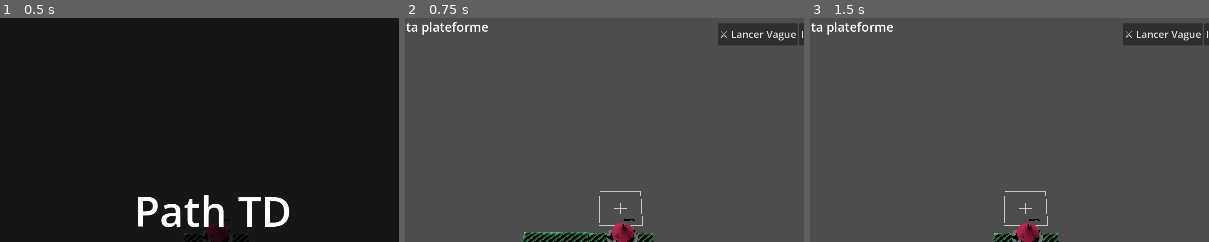
Above: before the commit, frames 1-3 (left to right).
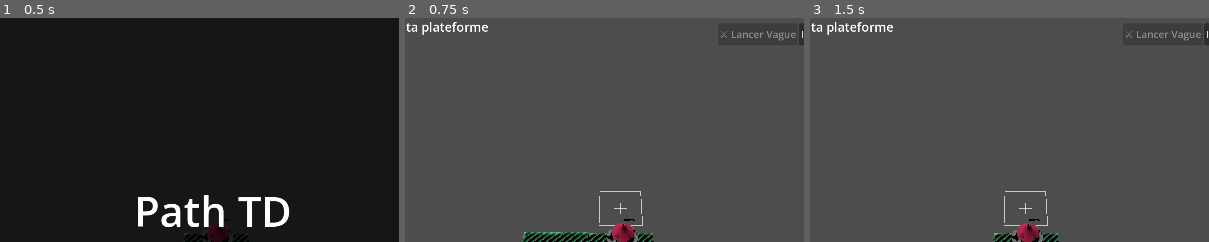
Above: after the commit, the same moments.

Repository: Lorkam/Path-TD
Game: Godot game, scene res://main.tscn
Same seed, same stepped clock (60 frames per second), same inputs: the game is played once before the commit and once after it.
Inputs:
- Up to frame 1 (0.5 s): no input
- Up to frame 2 (0.75 s): click "Jouer" at 0.5 s
- Up to frame 3 (1.5 s): click "Basique 🪙 20 Or" at 1.25 s
The pictures show only the part of the screen within x 24-74%, y 0-50%; the shares and areas given below are measured in that part.

Frame 1 is identical in both runs. In frame 2, 0.2% of the frame differs, in the area x 79-98%, y 5-10%; in frame 3, 0.2%.

Commit message:
QoL Update
- Amélioration de la visualisation de la portée
- suppressions de bugs

Diff:
--- a/main.gd
+++ b/main.gd
@@ -81,7 +81,7 @@
 	# --- CRÉATION DE L'INDICATEUR DE PORTÉE ---
 	indicateur_portee = MeshInstance3D.new()
 	var cyl_portee = CylinderMesh.new()
-	cyl_portee.height = 0.1 # Un disque tout plat
+	cyl_portee.height = 0.25 # Un disque tout plat
 	var mat_portee = StandardMaterial3D.new()
 	mat_portee.albedo_color = Color(1.0, 0.8, 0.0, 0.3) # Jaune très transparent
 	mat_portee.transparency = BaseMaterial3D.TRANSPARENCY_ALPHA
@@ -119,14 +119,15 @@
 	ui.afficher_interface_jeu()
 	maj_emplacements_valides()
 	mettre_a_jour_ui()
+	ui.desactiver_bouton_vague(true)
 
 func declencher_game_over():
-	Engine.time_scale = 1.0
+	Engine.time_scale = 0
 	phase_actuelle = Phase.FIN
 	ui.afficher_game_over()
 
 func declencher_victoire():
-	Engine.time_scale = 1.0
+	Engine.time_scale = 0
 	phase_actuelle = Phase.FIN
 	ui.afficher_victoire()
 
@@ -161,7 +162,7 @@
 func _unhandled_input(event):
 	if phase_actuelle == Phase.MENU or phase_actuelle == Phase.FIN: return
 
-	# --- NOUVEAUX RACCOURCIS CLAVIER ---
+	# --- RACCOURCIS CLAVIER ---
 	if event is InputEventKey and event.pressed:
 		if event.keycode == KEY_R and phase_actuelle == Phase.PLACEMENT:
 			pivoter_pattern()
@@ -172,29 +173,64 @@
 		elif event.keycode == KEY_F2:
 			mettre_avance_rapide()
 
+	# --- CLIC DROIT : TOUT DÉSÉLECTIONNER ---
 	elif event is InputEventMouseButton and event.button_index == MOUSE_BUTTON_RIGHT and event.pressed:
 		if phase_actuelle in [Phase.PREPARATION, Phase.COMBAT]:
-			tour_selectionnee = ""
+			tour_selectionnee = "" # On lâche la tour en main
 			if fantome_tour: fantome_tour.hide()
+
+			if case_tour_selectionnee != Vector3i(999, 999, 999):
+				fermer_menu_action_tour() # On ferme le menu d'une tour posée
+
 			mettre_a_jour_ui()
 
+	# --- CLIC GAUCHE ---
 	elif event is InputEventMouseButton and event.button_index == MOUSE_BUTTON_LEFT and event.pressed:
 		var pos_souris = get_viewport().get_mouse_position()
 		var impact = sol_imaginaire.intersects_ray(camera.project_ray_origin(pos_souris), camera.project_ray_normal(pos_souris))
-		if impact == null: return
+
+		# 1. On clique complètement dans le vide spatial (en dehors de la carte)
+		if impact == null:
+			if phase_actuelle in [Phase.PREPARATION, Phase.COMBAT]:
+				tour_selectionnee = ""
+				if fantome_tour: fantome_tour.hide()
+				if case_tour_selectionnee != Vector3i(999, 999, 999): fermer_menu_action_tour()
+				mettre_a_jour_ui()
+			return
+
 		var case_clic = grid_map.local_to_map(impact)
 
-		if case_clic in tours_sur_grille and phase_actuelle in [Phase.PREPARATION, Phase.COMBAT]:
-			ouvrir_menu_action_tour(case_clic)
-			return
-
+		# 2. Phase de Placement de Plateforme
 		if phase_actuelle == Phase.PLACEMENT:
 			if case_preview_actuelle in emplacements_valides:
 				placer_zone(case_preview_actuelle)
-
-		elif phase_actuelle in [Phase.PREPARATION, Phase.COMBAT] and tour_selectionnee != "":
-			if grid_map.get_cell_item(case_clic) == 0 and not case_clic in tours_sur_grille:
-				placer_tour(case_clic, tour_selectionnee)
+			return
+
+		# 3. Phase de Préparation / Combat
+		if phase_actuelle in [Phase.PREPARATION, Phase.COMBAT]:
+
+			# A. On clique sur une tour déjà posée
+			if case_clic in tours_sur_grille:
+				ouvrir_menu_action_tour(case_clic)
+				# Si on avait par erreur une tour en main, on l'annule pour éviter les bugs
+				tour_selectionnee = ""
+				if fantome_tour: fantome_tour.hide()
+				mettre_a_jour_ui()
+				return
+
+			# B. On a une tour en main et on essaie de la poser
+			if tour_selectionnee != "":
+				if grid_map.get_cell_item(case_clic) == 0:
+					placer_tour(case_clic, tour_selectionnee)
+				else:
+					# On a cliqué sur un chemin ou une mauvaise case -> Désélection
+					tour_selectionnee = ""
+					if fantome_tour: fantome_tour.hide()
+					mettre_a_jour_ui()
+
+			# C. On a une tour de sélectionnée (menu ouvert) et on clique sur une case vide / chemin
+			elif case_tour_selectionnee != Vector3i(999, 999, 999):
+				fermer_menu_action_tour()
 
 func _process(delta):
 	if phase_actuelle == Phase.MENU or phase_actuelle == Phase.FIN: return
@@ -354,6 +390,7 @@
 	preview_grid.clear()
 	piocher_prochaine_plateforme()
 	maj_emplacements_valides()
+	ui.desactiver_bouton_vague(false)
 	mettre_a_jour_ui()
 
 func dessiner_preview(centre: Vector3i):
@@ -384,13 +421,18 @@
 		mettre_a_jour_ui()
 
 func lancer_vague():
-	if phase_actuelle == Phase.COMBAT: return # Sécurité : empêche de lancer deux vagues en même temps
+	# Sécurité : On ne peut lancer la vague QUE si on a fini de placer la plateforme !
+	if phase_actuelle != Phase.PREPARATION:
+		print("Action refusée : Placez d'abord la plateforme.")
+		return
+
 	var bouts = trouver_bouts_ouverts()
 	if bouts.is_empty(): return
 
 	phase_actuelle = Phase.COMBAT
 	wave_manager.lancer_vague(bouts)
 	mettre_a_jour_ui()
+	ui.desactiver_bouton_vague(true)
 
 func trouver_bouts_ouverts() -> Array:
 	var bouts = []
--- a/ui_manager.gd
+++ b/ui_manager.gd
@@ -16,6 +16,7 @@
 
 @onready var affichage_stats = $AffichageStats
 @onready var menu_tours = $MenuTours
+@onready var menu_action_tours = $MenuActionTour
 @onready var menu_principal = $MenuPrincipal
 @onready var menu_game_over = $MenuGameOver
 @onready var menu_victoire = $MenuVictoire
@@ -72,6 +73,7 @@
 	menu_tours.hide()
 	file_attente_ui.hide()
 	controles_temps.hide()
+	menu_action_tours.hide()
 
 func afficher_victoire():
 	menu_victoire.show()
@@ -79,6 +81,7 @@
 	menu_tours.hide()
 	file_attente_ui.hide()
 	controles_temps.hide()
+	menu_action_tour.hide()
 
 func mettre_a_jour_texte_pause(en_pause: bool):
 	if en_pause:
@@ -148,3 +151,6 @@
 			elif pattern[z][x] > 0: rect.color = Color(0.6, 0.4, 0.2)
 			grille_2d.add_child(rect)
 	return grille_2d
+
+func desactiver_bouton_vague(desactive: bool):
+	$ControlesTemps/BtnLancerVague.disabled = desactive
